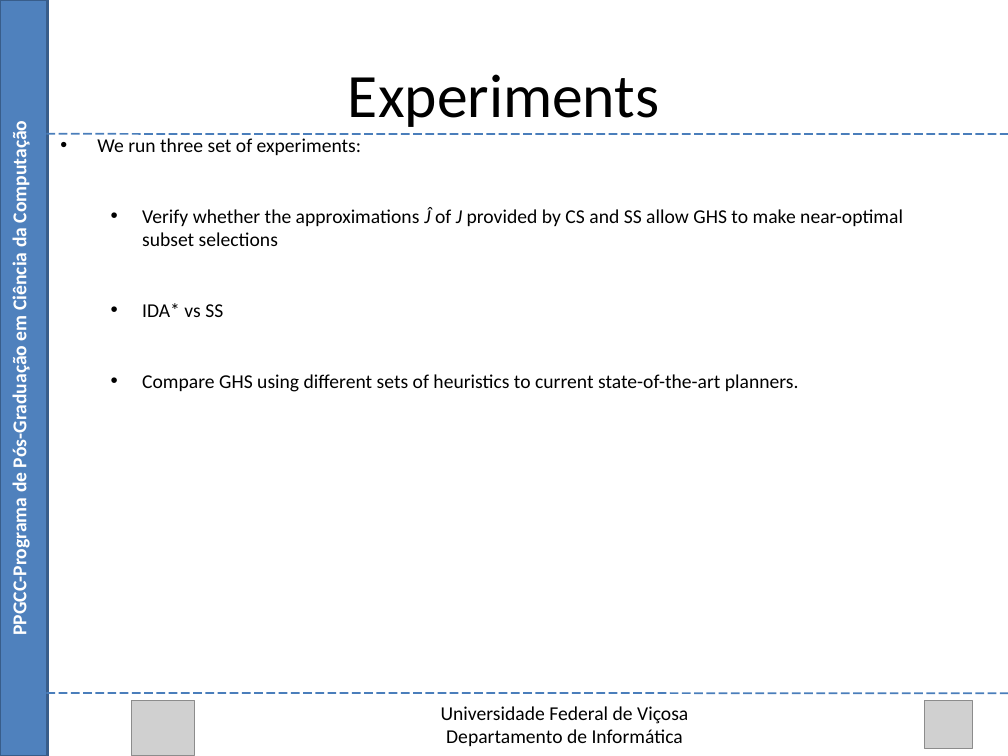
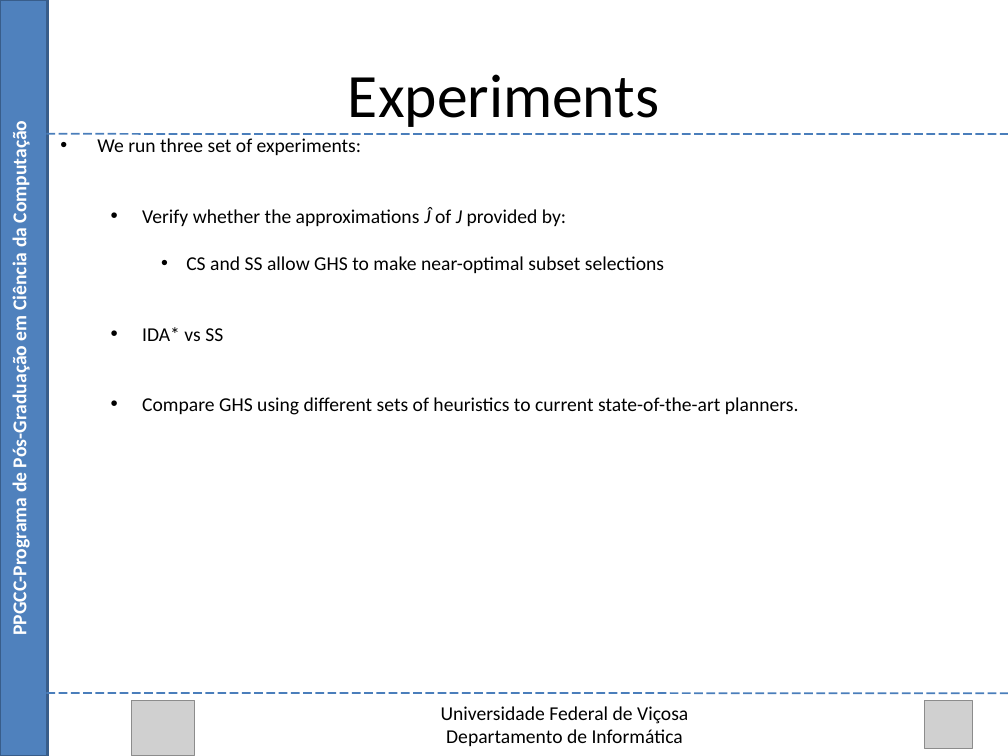
Before and after one commit to Marvinsky/research-marvin, a slide deck: slide 43 of latex/odp/selection heuristics.odp. Drawn at 1008x756 pixels with LibreOffice and Linux fonts; fonts in the diff are those of the drawing; grey boxes stand for pictures. Boxes give left, top, right and bottom in pixels: in the first picture for what was removed or moved away, otherwise in the second. Text is boxed around its words. In the diff, an @@ line names an element or a change of style, - is before the commit and + after.

Commit message:
13/08/15 update selection heuristics

```diff
--- a/latex/odp/selection heuristics.odp
+++ b/latex/odp/selection heuristics.odp
@@ text at (x1=142, y1=207, x2=664, y2=273): text changed @@
-  • Verify whether the approximations Ĵ of J provided by CS and SS allow GHS to make near-optimal subset selections
+  • Verify whether the approximations Ĵ of J provided by:
+    • CS and SS allow GHS to make near-optimal subset selections
```
Also in this commit, not shown: 17 other slides changed.
